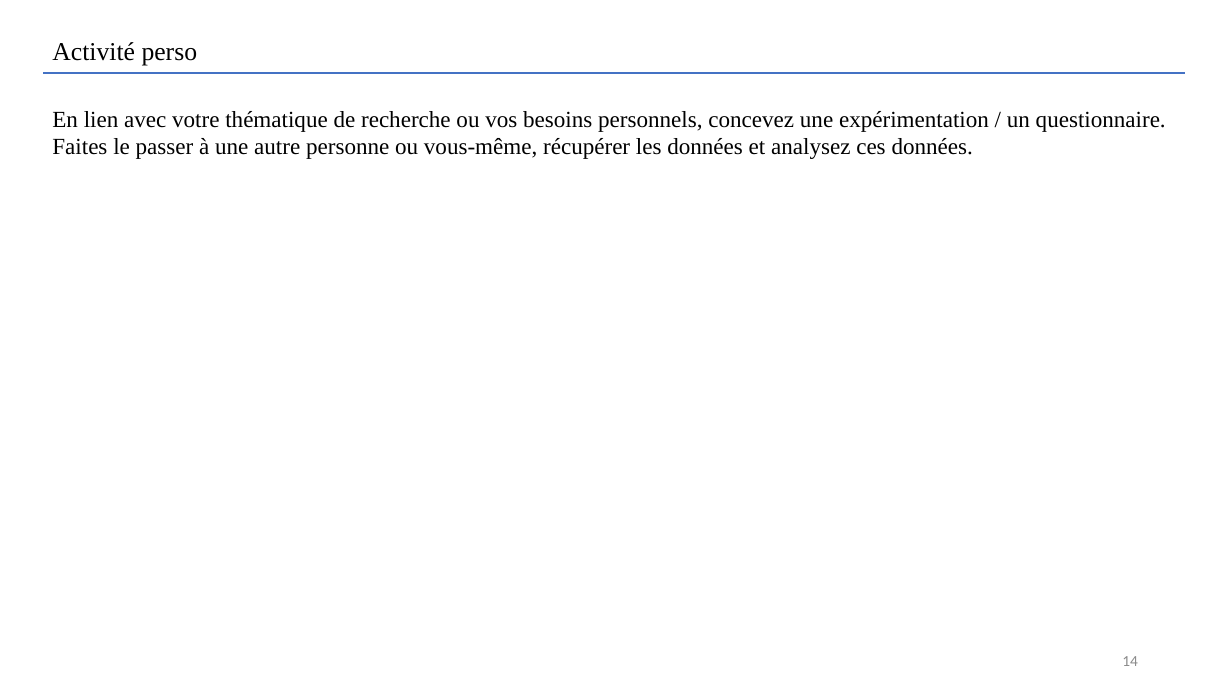
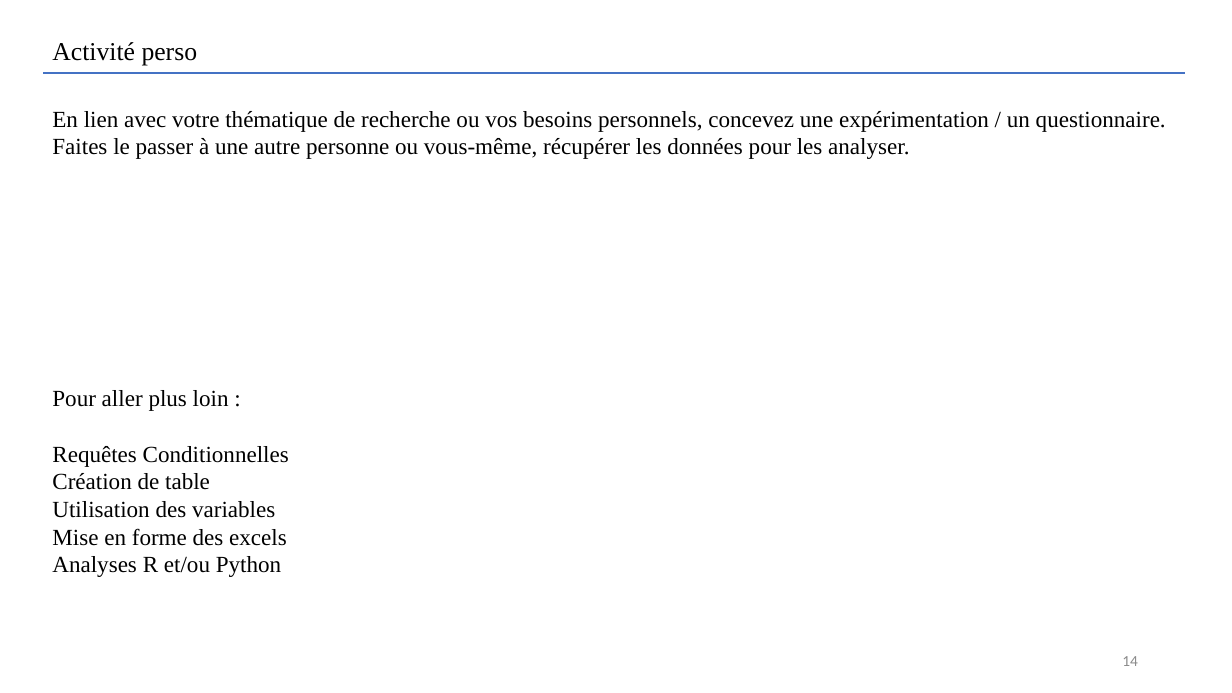
Before and after one commit to Lucas-DaSc/PsyToolKit_Formation, a slide deck: slide 14 of Support_Psytoolkit.pptx. Drawn at 1232x693 pixels with LibreOffice and Linux fonts; fonts in the diff are those of the drawing. Boxes give left, top, right and bottom in pixels: in the first picture for what was removed or moved away, otherwise in the second. Text is boxed around its words. In the diff, an @@ line names an element or a change of style, - is before the commit and + after.

```diff
--- a/Support_Psytoolkit.pptx
+++ b/Support_Psytoolkit.pptx
@@ text at <box>52,111,1166,159</box>: text changed @@
-En lien avec votre thématique de recherche ou vos besoins personnels, concevez une expérimentation / un questionnaire. Faites le passer à une autre personne ou vous-même, récupérer les données et analysez ces données.
+En lien avec votre thématique de recherche ou vos besoins personnels, concevez une expérimentation / un questionnaire. Faites le passer à une autre personne ou vous-même, récupérer les données pour les analyser.
@@ text added at <box>52,390,289,577</box>, 18 pt, text #000000 @@
+Pour aller plus loin :
+Requêtes Conditionnelles
+Création de table
+Utilisation des variables
+Mise en forme des excels
+Analyses R et/ou Python
```
Also in this commit, not shown: 6 other slides changed.
